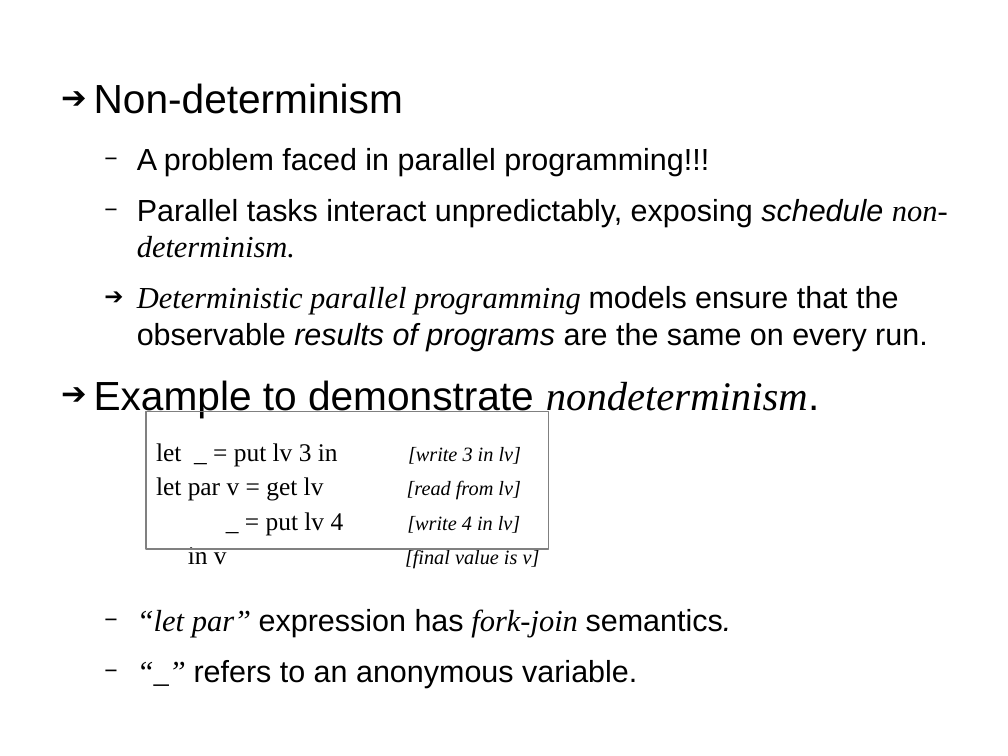
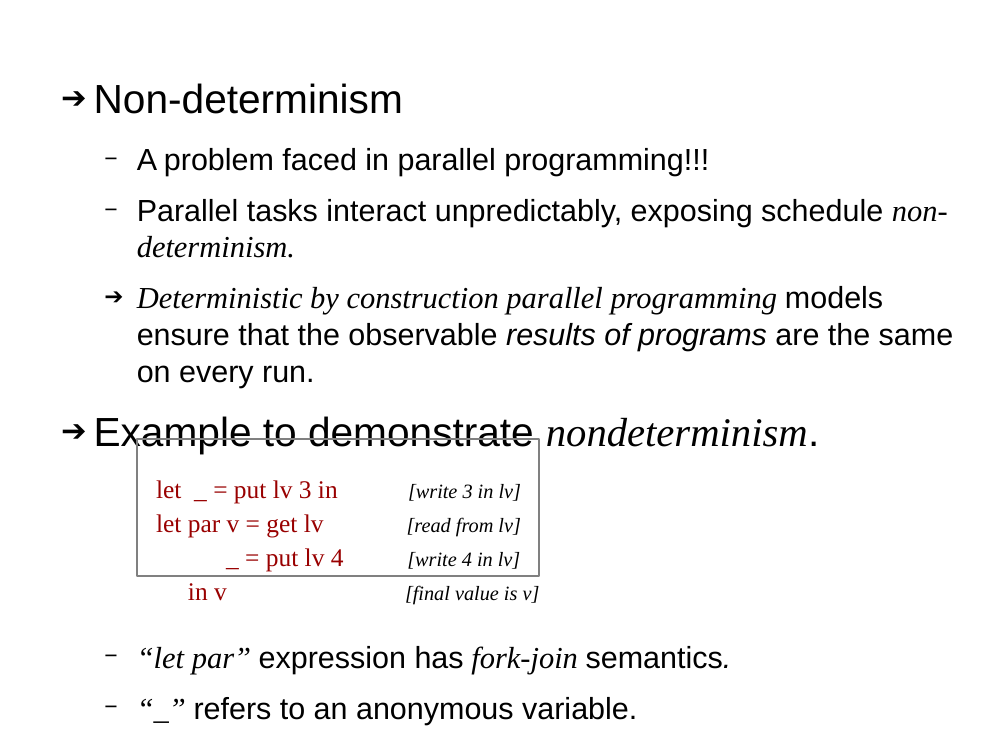
Before and after one commit to sentinel88/Personal, a slide deck: slide 6 of Talk.odp (slide 5 before the commit). Drawn at 1008x756 pixels with LibreOffice and Linux fonts; fonts in the diff are those of the drawing. Boxes give left, top, right and bottom in pixels: in the first picture for what was removed or moved away, otherwise in the second. Text is boxed around its words. In the diff, an @@ line names an element or a change of style, - is before the commit and + after.

```diff
--- a/Talk.odp
+++ b/Talk.odp
@@ text at box(137, 199, 948, 605): italic off in "schedule"; text colour #000000 to #990000 in "let _ = put lv 3 in", "let par v = get lv", "_ = put lv 4", "in v" @@
@@ text at box(137, 286, 954, 387): text changed; italic on @@
-  ➔ Deterministic parallel programming models ensure that the observable results of programs are the same on every run.
+  ➔ Deterministic by construction parallel programming models ensure that the observable results of programs are the same on every run.
@@ rectangle: place and size @@
-rectangle at box(146, 412, 549, 549)
+rectangle at box(137, 439, 540, 576)
```
Also in this commit, not shown: 4 other slides changed, 16 slides added, 4 slides removed, 1 other file.
